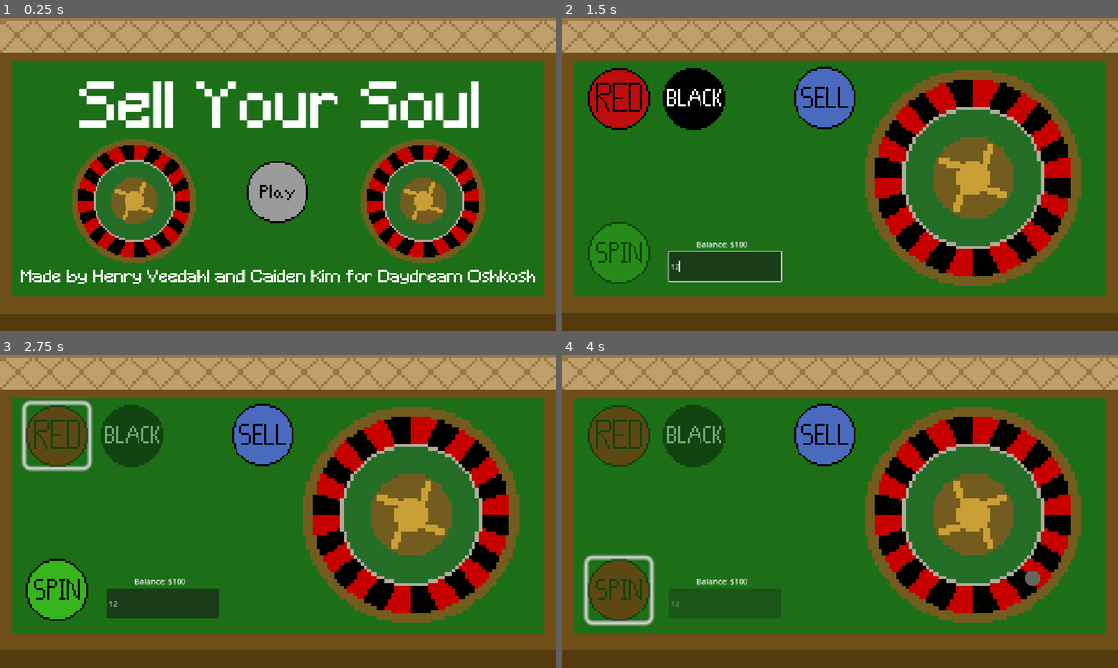
Above: before the commit, frames 1-4 (two rows, left to right).
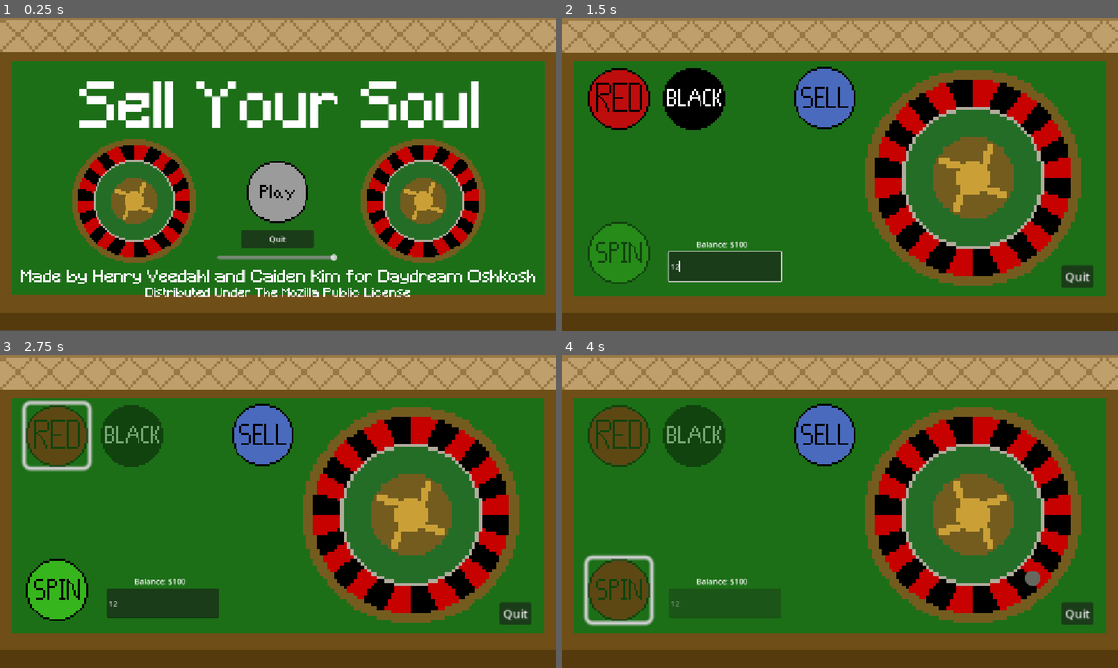
Above: after the commit, the same moments.

Repository: HenryNerd/Sell-Your-Soul
Game: Godot game, scene res://scences/menu.tscn
Same seed, same stepped clock (60 frames per second), same inputs: the game is played once before the commit and once after it.
Inputs (mouse positions are in pixels of both pictures, inside the frame that each line leads up to):
- Up to frame 1 (0.25 s): no input
- Up to frame 2 (1.5 s): click (840, 193) at 0.5 s; click (723, 265) at 1.27 s; type "12" at 1.35 s
- Up to frame 3 (2.75 s): click (55, 436) at 2 s
- Up to frame 4 (4 s): click (617, 589) at 2.75 s

The runs differ from the first frame. In frame 1, 4.3% of the frame differs, in the area x 0-100%, y 0-100%; in frame 2, 0.4%; in frame 3, 0.4%; in frame 4, 0.4%.

Commit message:
Minor Fixes

Diff:
--- a/scences/menu.tscn
+++ b/scences/menu.tscn
@@ -7,6 +7,7 @@
 [ext_resource type="Texture2D" uid="uid://drhkktoguiv5f" path="res://assets/credits.png" id="4_t0tc5"]
 [ext_resource type="Texture2D" uid="uid://dcneystf218a5" path="res://assets/roulette.png" id="5_ls033"]
 [ext_resource type="AudioStream" uid="uid://c6hqf22f4yrmu" path="res://assets/bossa-nova.mp3" id="7_ls033"]
+[ext_resource type="Texture2D" uid="uid://bjtgmvq3gstv3" path="res://assets/distrubution.png" id="8_d43pl"]
 
 [sub_resource type="StyleBoxEmpty" id="StyleBoxEmpty_ro3e2"]
 
@@ -56,8 +57,8 @@
 
 [node name="Background" type="Sprite2D" parent="."]
 texture_filter = 1
-position = Vector2(-7.683039e-05, -2.5063753e-05)
-scale = Vector2(5.999999, 5.9999995)
+position = Vector2(1, -2)
+scale = Vector2(6, 6)
 texture = ExtResource("1_jfcen")
 
 [node name="Button" type="Button" parent="."]
@@ -100,8 +101,33 @@
 autoplay = "new_animation"
 
 [node name="AudioStreamPlayer2D" type="AudioStreamPlayer2D" parent="."]
+position = Vector2(516, -388)
 stream = ExtResource("7_ls033")
+volume_db = 19.185
 autoplay = true
 parameters/looping = true
 
+[node name="volume" type="HSlider" parent="."]
+offset_left = -126.0
+offset_top = 152.0
+offset_right = 124.0
+offset_bottom = 192.0
+tooltip_text = "Volume"
+max_value = 24.0
+rounded = true
+ticks_position = 1
+
+[node name="disribution" type="Sprite2D" parent="."]
+position = Vector2(-1, 244)
+scale = Vector2(0.3, 0.3)
+texture = ExtResource("8_d43pl")
+
+[node name="quitButton" type="Button" parent="."]
+offset_left = -76.0
+offset_top = 115.0
+offset_right = 74.0
+offset_bottom = 152.0
+text = "Quit"
+
 [connection signal="pressed" from="Button" to="Button" method="_on_pressed"]
+[connection signal="pressed" from="quitButton" to="Button" method="_on_quit_button_pressed"]
--- a/scences/wheel.tscn
+++ b/scences/wheel.tscn
@@ -139,6 +139,14 @@
 text = "Balance: $100"
 horizontal_alignment = 1
 language = "English"
+
+[node name="quitButton" type="Button" parent="Wheel"]
+offset_left = 613.0
+offset_top = 366.0
+offset_right = 657.0
+offset_bottom = 397.0
+scale = Vector2(1.5, 1.5)
+text = "Quit"
 
 [node name="winDisplay" type="Sprite2D" parent="Wheel"]
 texture_filter = 2
@@ -199,5 +207,6 @@
 stream = ExtResource("12_nmbnx")
 
 [connection signal="pressed" from="Wheel/spinButton" to="Wheel/spinButton" method="_on_pressed"]
+[connection signal="pressed" from="Wheel/quitButton" to="Wheel/spinButton" method="_on_quit_button_pressed"]
 [connection signal="pressed" from="Wheel/redBetButton" to="Wheel/spinButton" method="_on_red_bet_button_pressed"]
 [connection signal="pressed" from="Wheel/blackBetButton" to="Wheel/spinButton" method="_on_black_bet_button_pressed"]
--- a/scripts/spin.gd
+++ b/scripts/spin.gd
@@ -134,3 +134,7 @@
 		Userbalance += userBet
 	else:
 		Userbalance -= userBet
+
+func _on_quit_button_pressed() -> void:
+	var new_scene = load("res://scences/menu.tscn") as PackedScene
+	get_tree().change_scene_to_packed(new_scene)
--- a/scripts/title.gd
+++ b/scripts/title.gd
@@ -1,5 +1,24 @@
 extends Button
+
+@onready var volume_slider = $"../volume"
+@onready var music = $"../AudioStreamPlayer2D"
+
+func _ready():
+	music.play()
+	music.volume_db = 8
+	if music and volume_slider:
+		volume_slider.value = clamp(music.volume_db + 24, 0, 24)
+		volume_slider.connect("value_changed", Callable(self, "_on_volume_changed"))
+	else:
+		print("Music or volume slider node not found!")
+
+func _on_volume_changed(value):
+	if music:
+		music.volume_db = value - 24
 
 func _on_pressed():
 	var new_scene = load("res://scences/wheel.tscn") as PackedScene
 	get_tree().change_scene_to_packed(new_scene)
+
+func _on_quit_button_pressed() -> void:
+	get_tree().quit()
Binary file added: assets/distrubution.png
Not shown, added: assets/distrubution.png.import
Not shown: 1 places in scences/menu.tscn that only renumber resources
